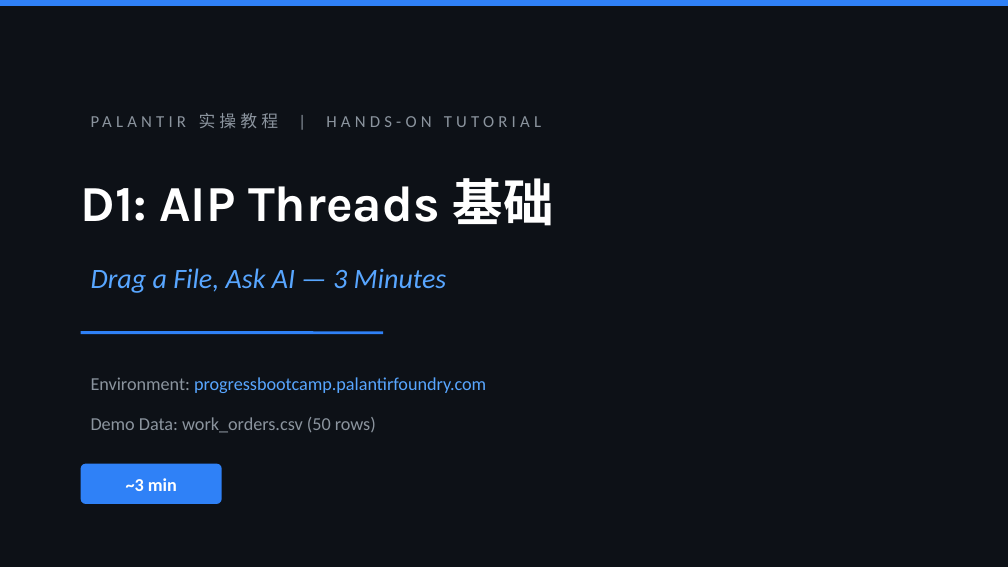
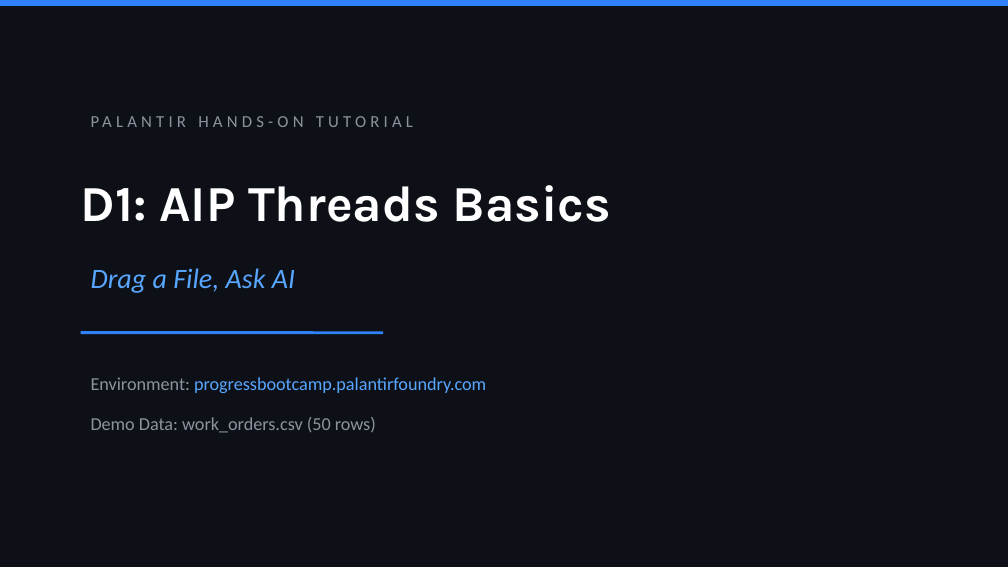
Before and after one commit to polarisaistudio/palantir-training-materials, a slide deck: slide 1 of D1-AIP-Threads/D1-visual-aid.pptx. Drawn at 1008x567 pixels with LibreOffice and Linux fonts; fonts in the diff are those of the drawing. Boxes give left, top, right and bottom in pixels: in the first picture for what was removed or moved away, otherwise in the second. Text is boxed around its words. In the diff, an @@ line names an element or a change of style, - is before the commit and + after.

```diff
--- a/D1-AIP-Threads/D1-visual-aid.pptx
+++ b/D1-AIP-Threads/D1-visual-aid.pptx
@@ text at (199,113,541,129): text changed @@
-PALANTIR 实操教程 | HANDS-ON TUTORIAL
+PALANTIR HANDS-ON TUTORIAL
@@ text at (81,185,611,222): text changed @@
-D1: AIP Threads 基础
+D1: AIP Threads Basics
@@ text at (91,268,295,293): text changed @@
-Drag a File, Ask AI — 3 Minutes
+Drag a File, Ask AI
@@ rounded rectangle removed at (81,464,222,504) @@
@@ text removed at (126,478,177,491) @@
-~3 min
```
Also in this commit, not shown: 4 other slides changed, 1 other file.
